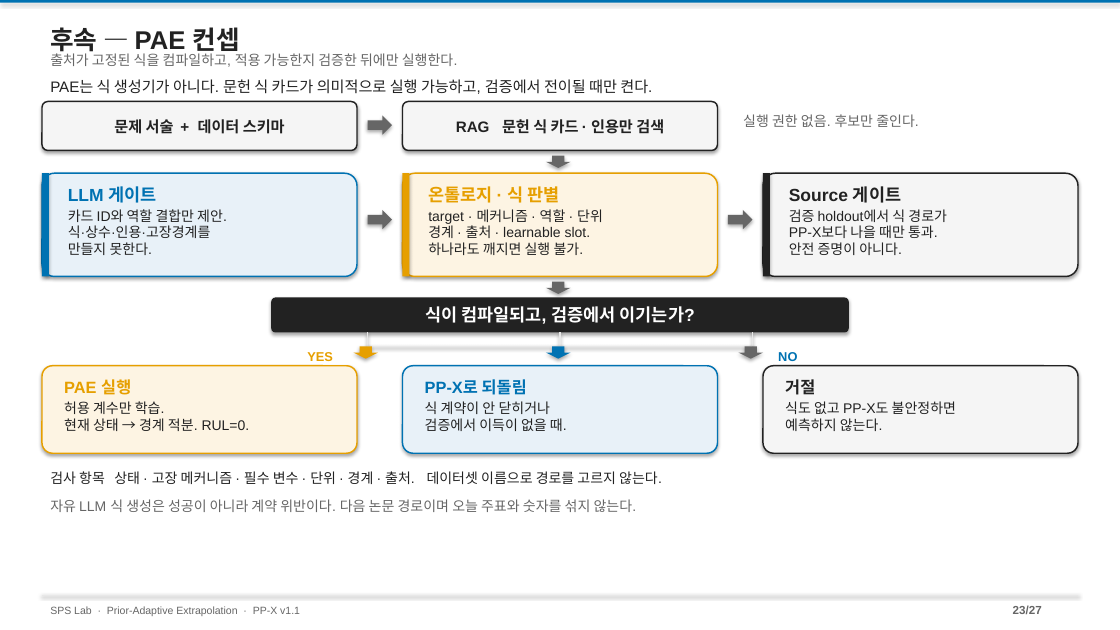
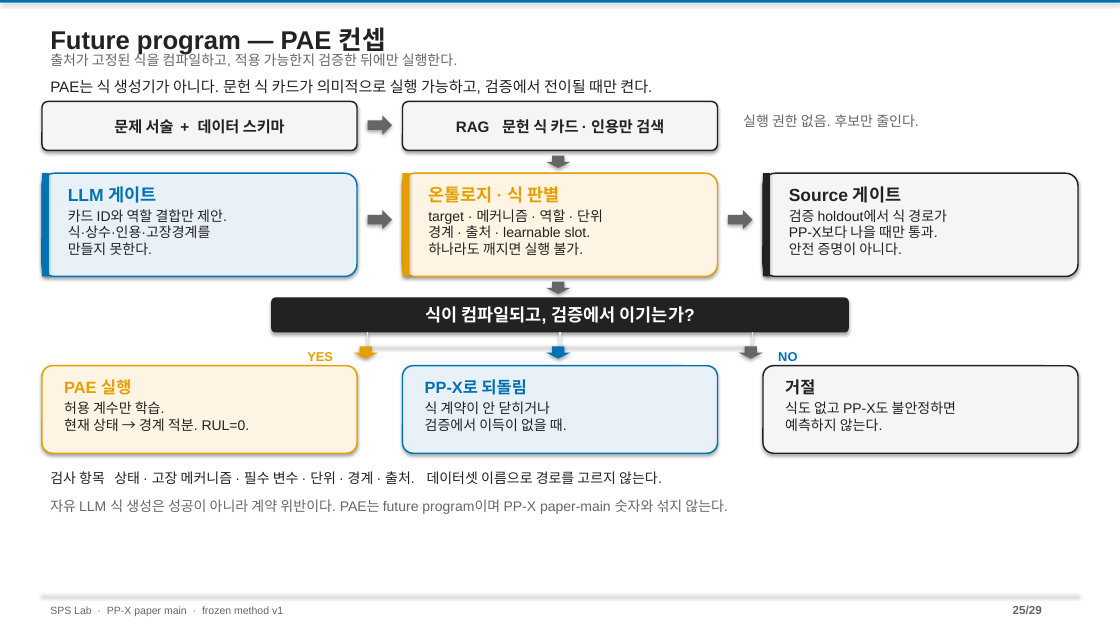
Before and after one commit to amumujs-create/pp_pae_total, a slide deck: slide 25 of output/PP_Research_Detailed_v2.pptx (slide 23 before the commit). Drawn at 1120x630 pixels with LibreOffice and Linux fonts; fonts in the diff are those of the drawing. Boxes give left, top, right and bottom in pixels: in the first picture for what was removed or moved away, otherwise in the second. Text is boxed around its words. In the diff, an @@ line names an element or a change of style, - is before the commit and + after.

```diff
--- a/output/PP_Research_Detailed_v2.pptx
+++ b/output/PP_Research_Detailed_v2.pptx
@@ text at bbox=[50, 27, 386, 55]: text changed @@
-후속 — PAE 컨셉
+Future program — PAE 컨셉
@@ text at bbox=[50, 499, 728, 514]: text changed @@
-자유 LLM 식 생성은 성공이 아니라 계약 위반이다. 다음 논문 경로이며 오늘 주표와 숫자를 섞지 않는다.
+자유 LLM 식 생성은 성공이 아니라 계약 위반이다. PAE는 future program이며 PP-X paper-main 숫자와 섞지 않는다.
@@ text at bbox=[50, 606, 283, 616]: text changed @@
-SPS Lab · Prior-Adaptive Extrapolation · PP-X v1.1
+SPS Lab · PP-X paper main · frozen method v1
@@ text at bbox=[1013, 606, 1042, 614]: text changed @@
-23/27
+25/29
```
Also in this commit, not shown: 26 other slides changed, 2 slides added, 11 other files.
